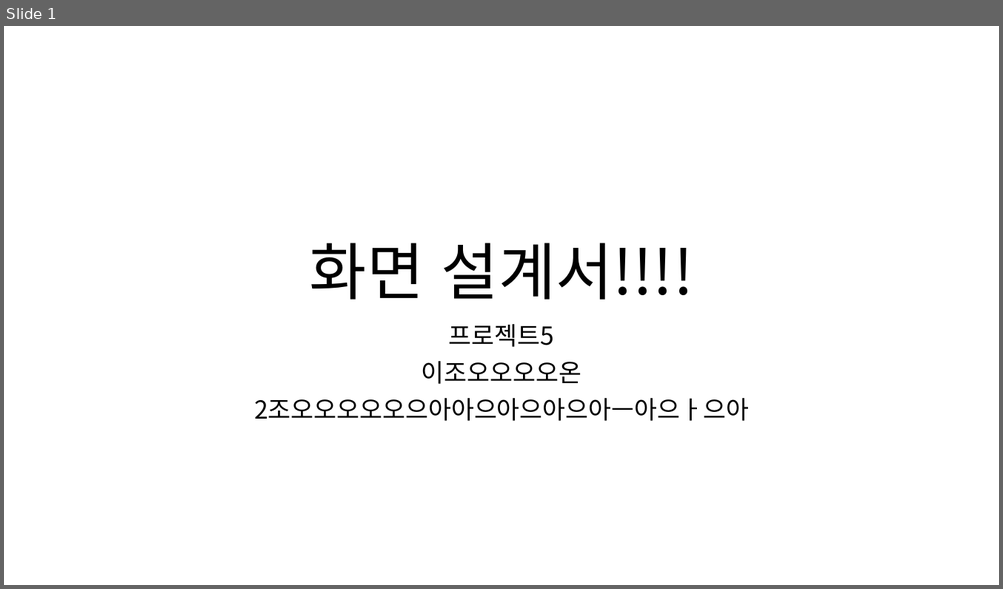
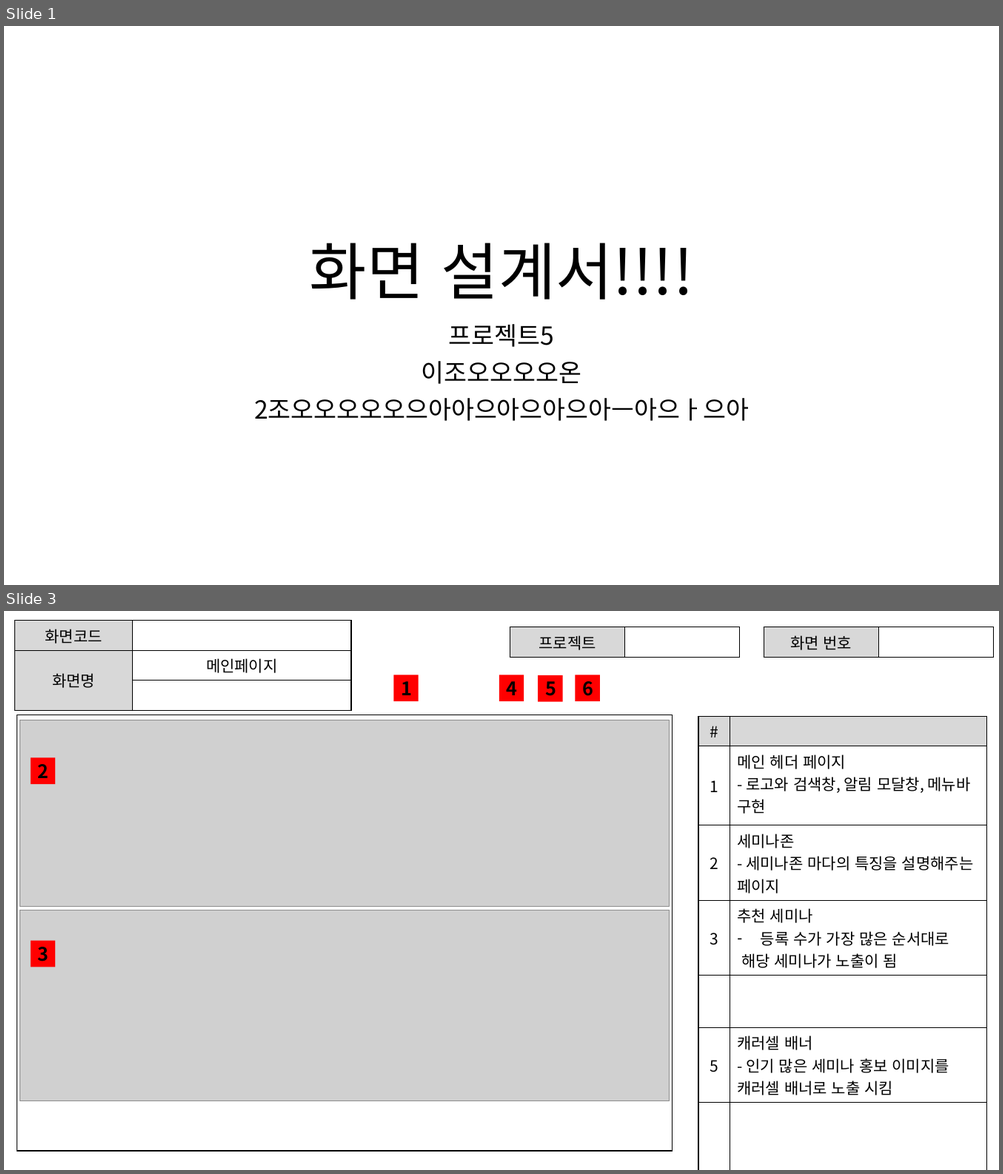
Before and after one commit to ezenteam2/e-Zone, a slide deck: 0 발표용 파워포인트/0403 1차발표/0403 project05 - 파워포인트 - 기범.pptx. Shown one above the other, each under a label of ours: slide 1 before the commit, slides 1 and 3 after it; the slides between them are not shown. The pictures are 1003x589 and 1003x1174 pixels, drawn with LibreOffice and Linux fonts; fonts in the diff are those of the drawing; grey boxes stand for pictures. Boxes give left, top, right and bottom in pixels: in the first picture for what was removed or moved away, otherwise in the second. Text is boxed around its words. In the diff, an @@ line names an element or a change of style, - is before the commit and + after.

Commit message:
화면 설계 완료

```diff
--- a/0 발표용 파워포인트/0403 1차발표/0403 project05 - 파워포인트 - 기범.pptx
+++ b/0 발표용 파워포인트/0403 1차발표/0403 project05 - 파워포인트 - 기범.pptx
@@ slide 3 added at [4,611,999,1170], background #FFFFFF @@
@@ table added at [14,621,351,699], 3 rows, 2 columns @@
+화면코드 | 
+화면명 | 메인페이지
+ | 
@@ table added at [510,627,740,653], 1 rows, 2 columns @@
+프로젝트 | 
@@ table added at [763,627,993,653], 1 rows, 2 columns @@
+화면 번호 | 
@@ rectangle added at [393,675,418,701], fill #FF0000, 18 pt, text #000000, bold @@
+1
@@ rectangle added at [499,675,524,701], fill #FF0000, 18 pt, text #000000, bold @@
+4
@@ rectangle added at [538,675,563,701], fill #FF0000, 18 pt, text #000000, bold @@
+5
@@ rectangle added at [575,675,600,701], fill #FF0000, 18 pt, text #000000, bold @@
+6
@@ rectangle added at [17,715,671,1151], fill #FFFFFF, outline #000000 1 pt @@
@@ picture added at [20,721,669,906] @@
@@ table added at [699,716,987,1141], 7 rows, 2 columns @@
+# | 
+1 | 메인 헤더 페이지 / - 로고와 검색창, 알림 모달창, 메뉴바 구현
+2 | 세미나존 / - 세미나존 마다의 특징을 설명해주는 페이지
+3 | 추천 세미나 / 등록 수가 가장 많은 순서대로 / 해당 세미나가 노출이 됨
+ | 
+5 | 캐러셀 배너 / - 인기 많은 세미나 홍보 이미지를 캐러셀 배너로 노출 시킴
+ | 
@@ rectangle added at [31,758,56,784], fill #FF0000, 18 pt, text #000000, bold @@
+2
@@ picture added at [20,910,669,1101] @@
@@ rectangle added at [31,941,56,967], fill #FF0000, 18 pt, text #000000, bold @@
+3
```
Also in this commit, not shown: 4 other slides added, 2 other files.
